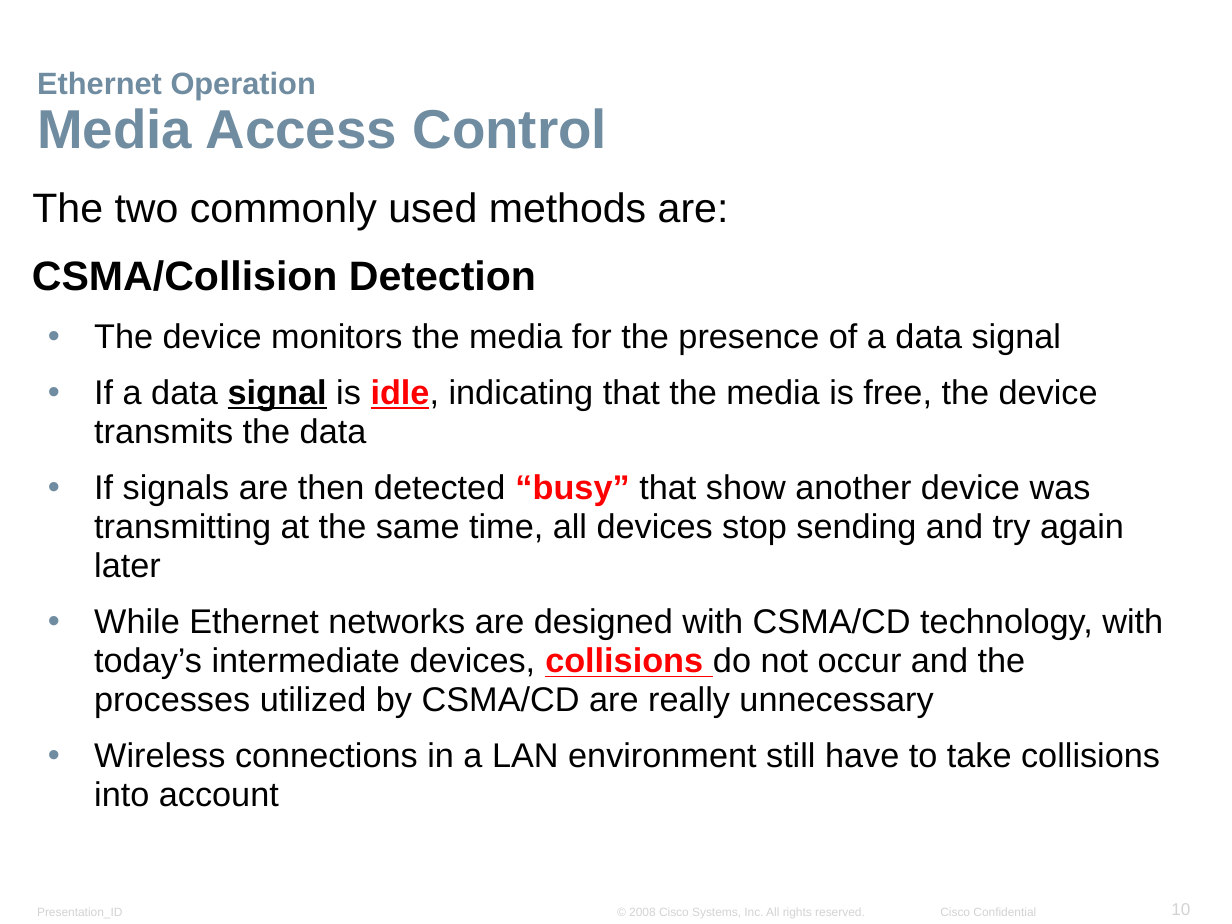
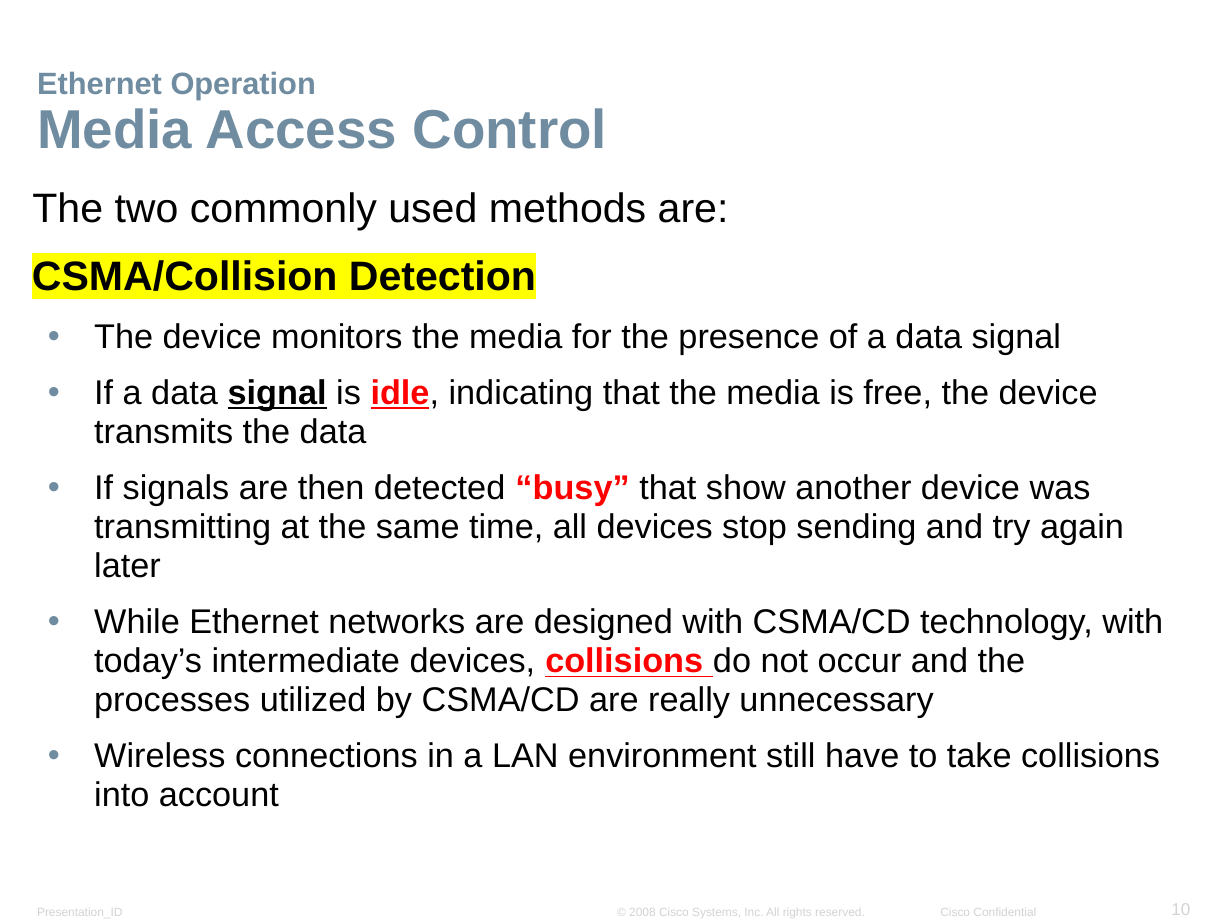
Before and after one commit to marcustut/CS-Learning, a slide deck: slide 10 of SoftwareEngineering_TARUC/Y1S3/BAIT1013 Intro To Computer Network/Lecture/Chapter 5 Ethernet.pptx. Drawn at 1232x924 pixels with LibreOffice and Linux fonts; fonts in the diff are those of the drawing; background and template pictures are left out. Boxes give left, top, right and bottom in pixels: in the first picture for what was removed or moved away, otherwise in the second. Text is boxed around its words. In the diff, an @@ line names an element or a change of style, - is before the commit and + after.

```diff
--- a/SoftwareEngineering_TARUC/Y1S3/BAIT1013 Intro To Computer Network/Lecture/Chapter 5 Ethernet.pptx
+++ b/SoftwareEngineering_TARUC/Y1S3/BAIT1013 Intro To Computer Network/Lecture/Chapter 5 Ethernet.pptx
@@ text at bbox=[32, 260, 536, 291]: highlight none to #FFFF00 in "CSMA/Collision Detection" @@
```
Also in this commit, not shown: 6 other slides changed, 12 other files.
